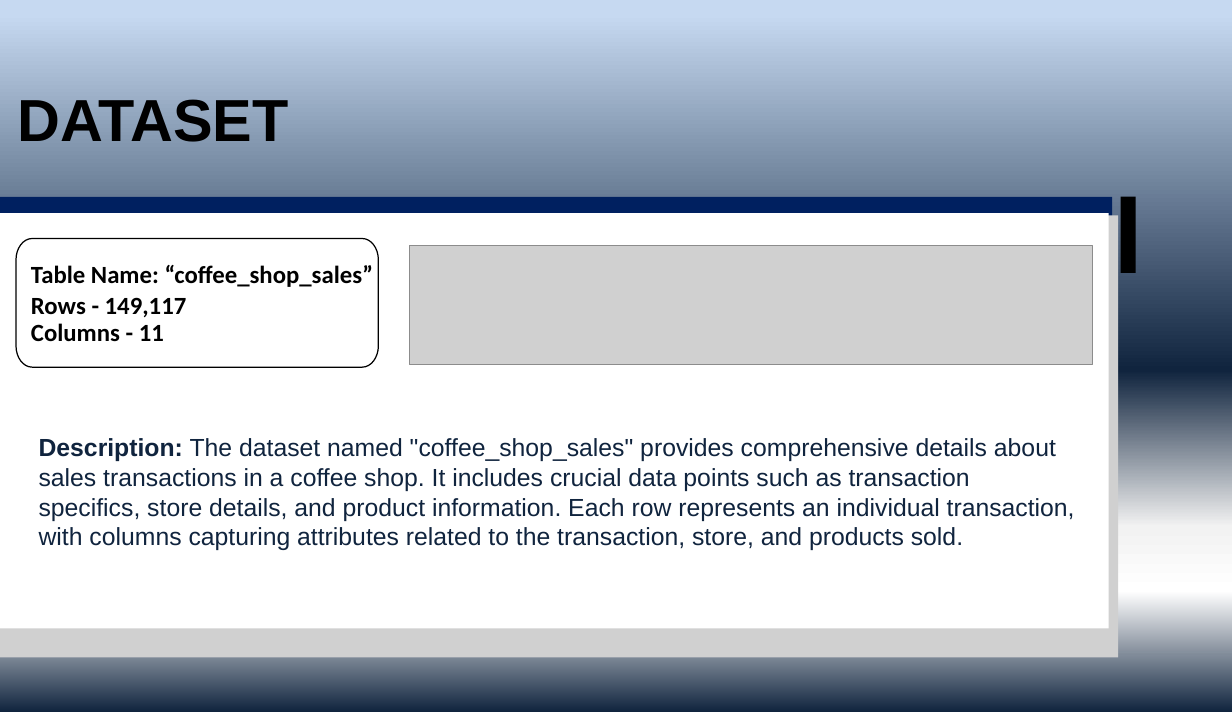
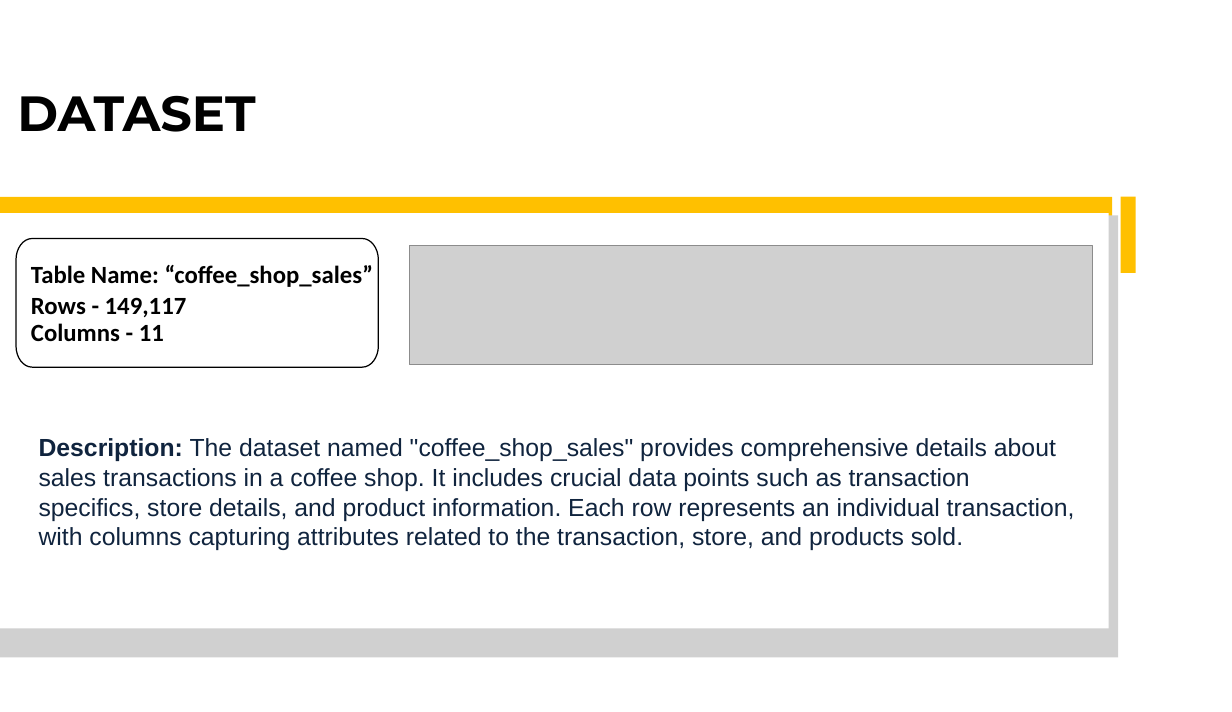
Before and after one commit to jasnoorvirk26/coffee-shop-sales-analysis, a slide deck: slide 5 of Coffee-Shop-Sales-Analysis-Presentation.pptx. Drawn at 1232x712 pixels with LibreOffice and Linux fonts; fonts in the diff are those of the drawing; grey boxes stand for pictures. Boxes give left, top, right and bottom in pixels: in the first picture for what was removed or moved away, otherwise in the second. Text is boxed around its words. In the diff, an @@ line names an element or a change of style, - is before the commit and + after.

```diff
--- a/Coffee-Shop-Sales-Analysis-Presentation.pptx
+++ b/Coffee-Shop-Sales-Analysis-Presentation.pptx
@@ background gradient #C6D9F1 to #0F243E to #F2F2F2 to #FFFFFF to #FFFFFF @@
@@ title "DATASET" at (x1=17, y1=95, x2=255, y2=132): size 48 to 40 pt, font Arial to Montserrat @@
@@ freeform shape at (x1=0, y1=197, x2=1113, y2=273): fill #002060 to #FFC000 @@
@@ freeform shape at (x1=1121, y1=197, x2=1136, y2=273): fill #000000 to #FFC000 @@
```
Also in this commit, not shown: 11 other slides changed.
